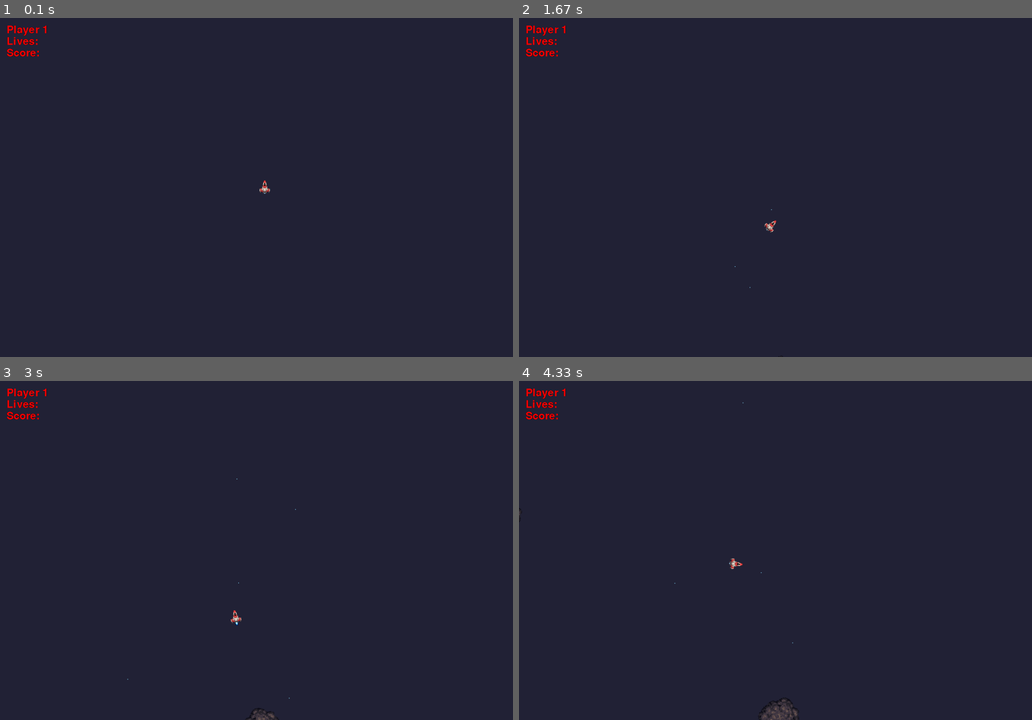
Above: before the commit, frames 1-4 (two rows, left to right).
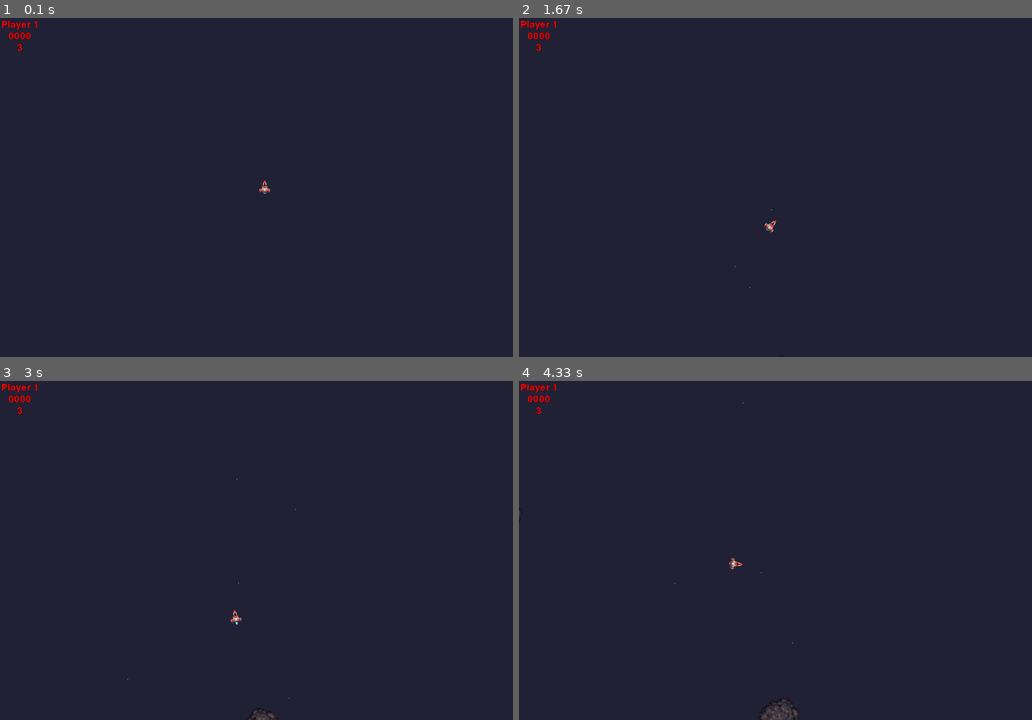
Above: after the commit, the same moments.

Repository: mattstoneham/Pygame
Game: pygame game, started from asteroids/asteroids.py
The game is run twice, just before and just after one commit, with the same random seed, the same clock (stepped at 60 frames per second) and the same inputs.
Inputs:
- Up to frame 1 (0.1 s): no input
- Up to frame 2 (1.67 s): hold D 0.33-0.8 s; hold W 0.83-1.13 s; tap Space at 0.9, 1.23, 1.53 s; hold D 1.17-1.63 s
- Up to frame 3 (3 s): hold A 1.67-2.2 s; tap Space at 1.73, 2.03, 2.3, 2.6, 2.73 s; hold A 2.23-2.63 s; hold W from 2.67 s (still down)
- Up to frame 4 (4.33 s): release W at 3.03 s; hold D 3.07-3.7 s; tap Space at 3.13, 3.43, 3.8, 4.1, 4.3 s; hold A 3.73-4.2 s; hold D from 4.23 s (still down)

The runs differ from the first frame. In frame 1, 0.4% of the frame differs, in the area x 0-10%, y 0-12%; in frame 2, 0.4%; in frame 3, 0.4%; in frame 4, 0.4%.

Commit message:
...hardly anything, moved some text and added a game stats dict

Diff:
--- a/asteroids/asteroids.py
+++ b/asteroids/asteroids.py
@@ -9,9 +9,12 @@
 # global variables
 GAMEDIR = os.path.split(os.path.abspath(os.path.realpath(sys.argv[0])))[0]      # base script path, for relative resource gathering
 SPRITEDIR = os.path.join(GAMEDIR, 'sprites')                                    # sprite directory, relative to base path
-GameState = 'menu screen'                                                       # the main game state
+game_state = 'menu screen'                                                      # the main game state
+game_stats = {'player1': {'score': 000, 'lives': 3, 'powerup': ''},
+              'player2': {'score': 000, 'lives': 3, 'powerup': ''}}                         # tracks game stats
 COLOURS = {'BLACK': (0, 0, 0), 'GREEN': (0, 255, 0), 'L_BLUE': (130, 220, 255), # some default colours
            'RED': (255, 0, 0)}
+
 
 player_sprites = pygame.sprite.Group()          # All player sprites
 player_draw_sprites = pygame.sprite.Group()     # Player sprites to draw
@@ -41,7 +44,7 @@
 
 class SpaceObject(pygame.sprite.Sprite):
 
-    global GameState, SPRITEDIR, COLOURS
+    global game_state, SPRITEDIR, COLOURS
 
     def __init__(self, window, spritesize = (20, 20), position_by='center'):
         pygame.sprite.Sprite.__init__(self)         # init the parent class
@@ -202,9 +205,9 @@
     ROTATION_DECAY = 97                 # the rotation step decay rate
     DEFAULT_HEALTH = 100
 
-    def __init__(self, window):  # class constructor
+    def __init__(self, window, name='player1'):  # class constructor
         SpaceObject.__init__(self, window)  # init the parent class
-
+        self.name = name        # default name, used to access game stat dict
         self.state = 'playing'  # dead, playing, awaiting respawn, teleporting
         self.sprite_state = 'default'
 
@@ -510,15 +513,15 @@
 
     # spawn the in game UI
     UI_objects = []
-    UI_objects.append(TextObject(window=window, colour=COLOURS['RED'], text='Player 1', position_by='topleft', position=(20, 20)))
-    UI_objects.append(TextObject(window=window, colour=COLOURS['RED'], text='Lives:', position_by='topleft', position=(20, 55)))
-    UI_objects.append(TextObject(window=window, colour=COLOURS['RED'], text='Score:', position_by='topleft', position=(20, 90)))
+    UI_objects.append(TextObject(window=window, size=28, colour=COLOURS['RED'], text='Player 1', position_by='center', position=(60, 20)))
+    UI_objects.append(TextObject(window=window, size=28, colour=COLOURS['RED'], text='0000', position_by='center', position=(60, 55)))
+    UI_objects.append(TextObject(window=window, size=28, colour=COLOURS['RED'], text='3', position_by='center', position=(60, 90)))
     for UI_object in UI_objects:
         UI_draw_sprites.add(UI_object)
         UI_update_sprites.add(UI_object)
 
     # spawn the player
-    player1 = Player(window)
+    player1 = Player(window=window, name='player1')
     player_sprites.add(player1)
     player_update_sprites.add(player1)
     player_draw_sprites.add(player1)
